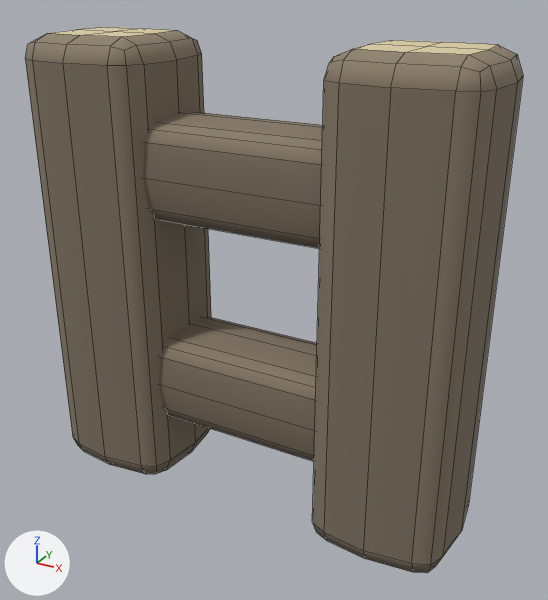
What one commit did to the FBX model Assets/- Asset Store/Custom/Blocks/Sandlands/DryWood/DryWood_Ladder.fbx.
Both versions are drawn from a camera (50 mm lens) standing at (0.788, -1.354, 0.653) and looking at (0.039, 0.008, -0.027). Arrows for +X, +Y and +Z are at lower left; the lights stay in place. The first picture is the older version. Mesh edges are drawn as thin lines. Objects named as collision shapes, trigger or cutter boxes, shadow casters or lower levels of detail are left out. Where no turn or scale is listed for an object, it has been applied to the vertices.

The first picture shows 'DryWood_Ladder_LOD0'.
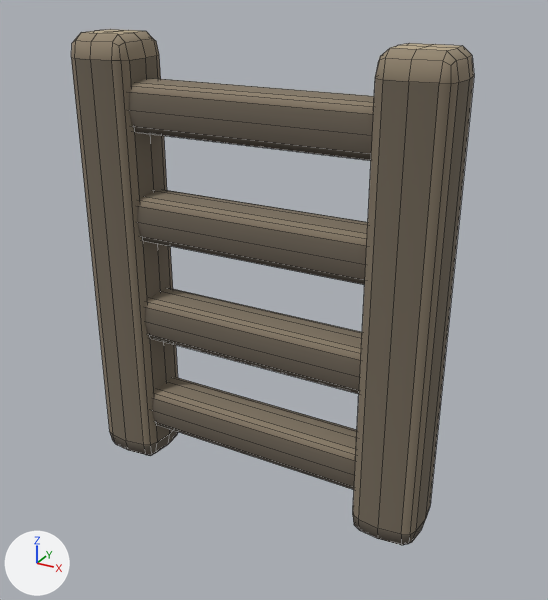
Location of each change, [x1, y1, x2, y2] in pixels of the pictures (548 x 600 px; the box of a moved part takes in the faces that stretch with it):
'DryWood_Ladder_LOD0', reshaped (19% narrower)
    before: [25, 27, 523, 573]
    after: [71, 29, 474, 545]
part 1 of me_mesh_1353, moved or reshaped
    before: [312, 40, 523, 573]
    after: [353, 43, 474, 545]
part 2 of me_mesh_1353, moved or reshaped
    before: [25, 27, 211, 474]
    after: [71, 29, 178, 456]
part 3 of me_mesh_1353, added (brown)
    after: [129, 78, 374, 161]
part 4 of me_mesh_1353, added (brown)
    after: [152, 377, 357, 490]
part 5 of me_mesh_1353, added (brown)
    after: [137, 189, 368, 285]
part 6 of me_mesh_1353, added (brown)
    after: [145, 288, 362, 394]
part 7 of me_mesh_1353, deleted (brown)
    before: [143, 112, 323, 249]
part 8 of me_mesh_1353, deleted (brown)
    before: [159, 317, 317, 462]

Patch to the scene script:
```diff
--- a/Assets/- Asset Store/Custom/Blocks/Sandlands/DryWood/DryWood_Ladder.fbx.py
+++ b/Assets/- Asset Store/Custom/Blocks/Sandlands/DryWood/DryWood_Ladder.fbx.py
@@ me_mesh_1353 @@
 # used by ob_drywood_ladder_lod0; location = (0.0, 0.0, 0.0)
-me_mesh_1353.from_pydata(...)  # 328 vertices, 320 faces; spans x -0.511..0.512, y -0.162..0.162, z -0.525..0.525
+me_mesh_1353.from_pydata(...)  # 292 vertices, 224 faces; spans x -0.431..0.43, y -0.081..0.081, z -0.525..0.525
+# me_mesh_1353 part 1: the loose piece of 82 vertices spanning x 0.188..0.512, y -0.162..0.162, z -0.525..0.525 is scaled about its middle by (0.5, 0.5, 1)
+# me_mesh_1353 part 2: the loose piece of 82 vertices spanning x -0.511..-0.188, y -0.162..0.162, z -0.525..0.525 is scaled about its middle by (0.5, 0.5, 1)
+# me_mesh_1353 part 3: a new loose piece of 32 vertices spanning x -0.318..0.318, y -0.057..0.057, z 0.317..0.433, in mat_material (picture img_cubeworld_texture_custom_png)
+# me_mesh_1353 part 4: a new loose piece of 32 vertices spanning x -0.318..0.318, y -0.056..0.056, z -0.433..-0.318, in mat_material (picture img_cubeworld_texture_custom_png)
+# me_mesh_1353 part 5: a new loose piece of 32 vertices spanning x -0.318..0.318, y -0.057..0.057, z 0.067..0.183, in mat_material (picture img_cubeworld_texture_custom_png)
+# me_mesh_1353 part 6: a new loose piece of 32 vertices spanning x -0.318..0.318, y -0.057..0.057, z -0.183..-0.067, in mat_material (picture img_cubeworld_texture_custom_png)
+# me_mesh_1353 part 7: the loose piece of 82 vertices spanning x -0.275..0.275, y -0.114..0.114, z 0.134..0.366 is deleted
+# me_mesh_1353 part 8: the loose piece of 82 vertices spanning x -0.275..0.275, y -0.111..0.111, z -0.365..-0.135 is deleted
 me_mesh_1353.materials.append(mat_material)
```
